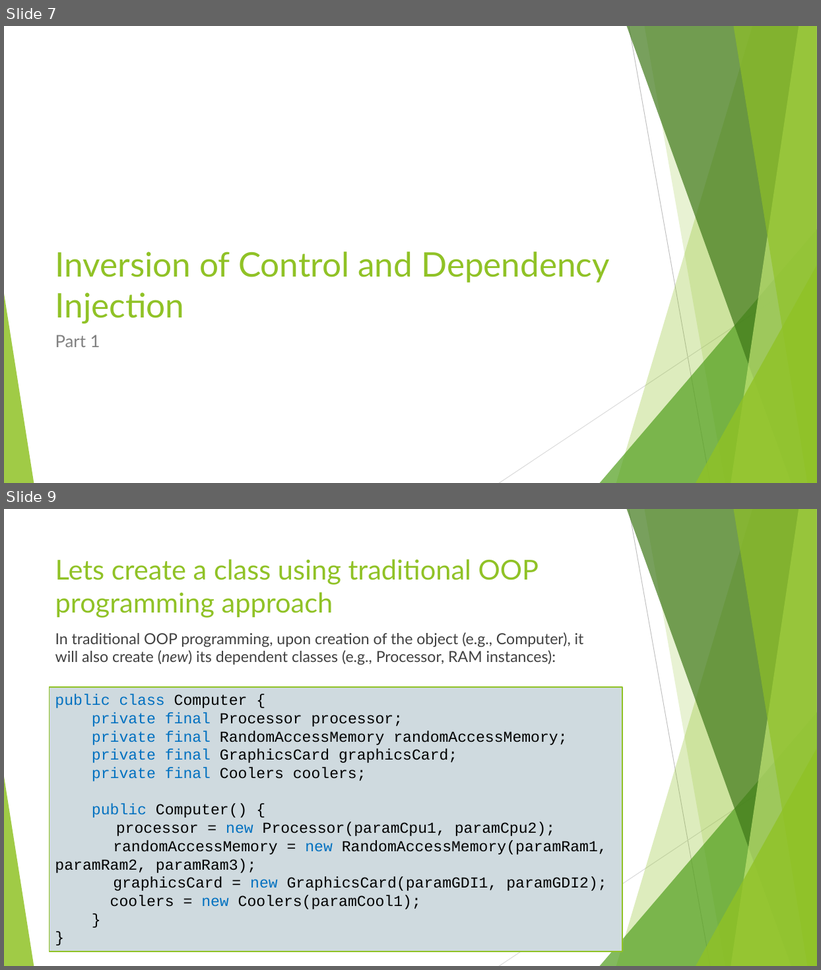
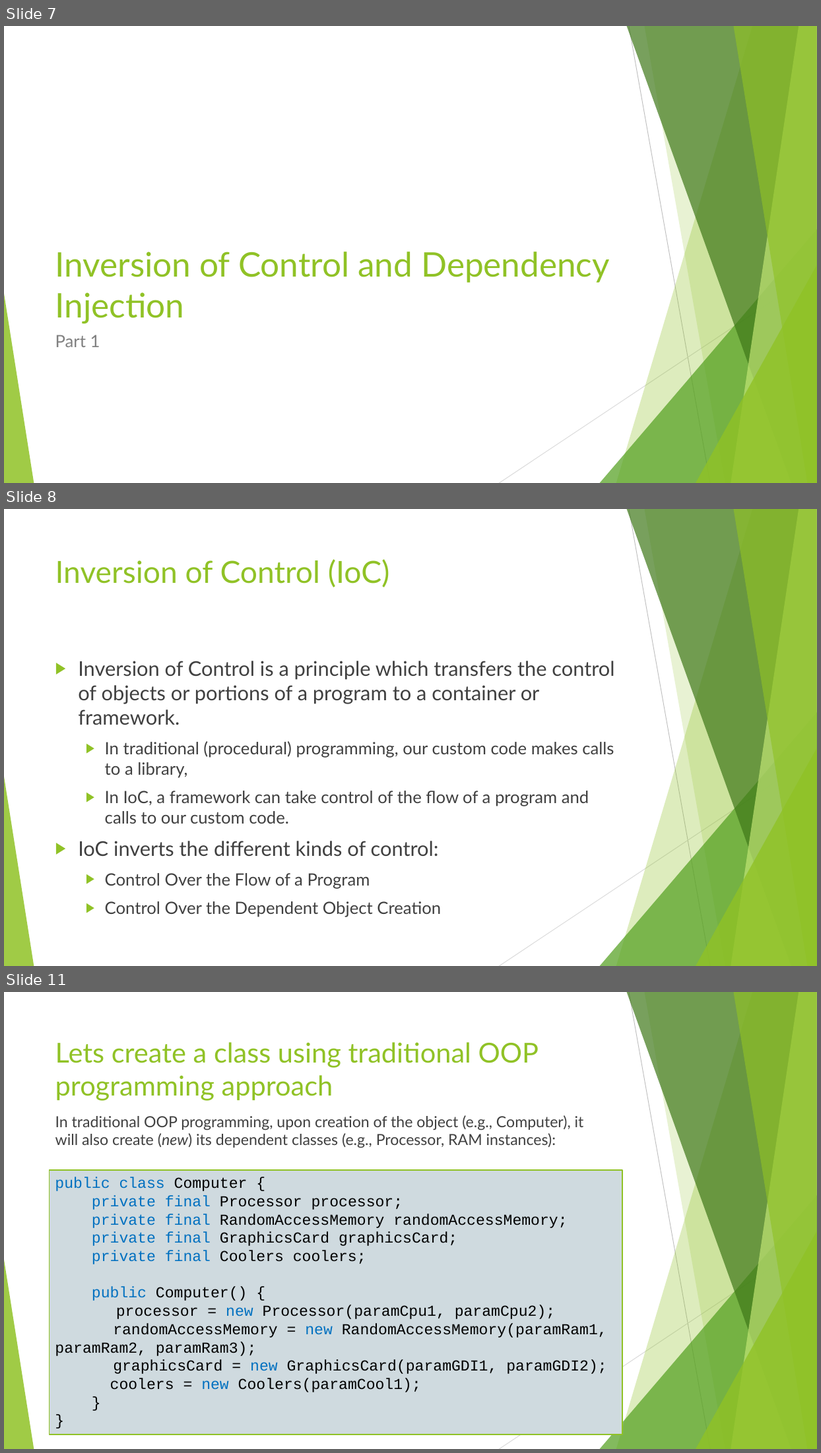
Before and after one commit to ybensman/SpringDemo, a slide deck: Spring_Beginners_1_SpringBootAndCore.pptx. Shown one above the other, each under a label of ours: slides 7 and 9 before the commit, slides 7, 8 and 11 after it; the slides between them are not shown. The pictures are 821x970 and 821x1453 pixels, drawn with LibreOffice and Linux fonts; fonts in the diff are those of the drawing. Boxes give left, top, right and bottom in pixels: in the first picture for what was removed or moved away, otherwise in the second. Text is boxed around its words. In the diff, an @@ line names an element or a change of style, - is before the commit and + after.

```diff
--- a/Spring_Beginners_1_SpringBootAndCore.pptx
+++ b/Spring_Beginners_1_SpringBootAndCore.pptx
@@ slide 8 added at [4,509,817,966], background #FFFFFF; not listed: 10 template elements that a slide beside it also shows @@
@@ title added at [55,559,390,588], 36 pt, text #90C226 @@
+Inversion of Control (IoC)
@@ text added at [78,661,614,918], 20 pt, text #404040 @@
+▶ Inversion of Control is a principle which transfers the control of objects or portions of a program to a container or framework.
+  ▶ In traditional (procedural) programming, our custom code makes calls to a library,
+  ▶ In IoC, a framework can take control of the flow of a program and calls to our custom code.
+▶ IoC inverts the different kinds of control:
+  ▶ Control Over the Flow of a Program
+  ▶ Control Over the Dependent Object Creation
@@ what was slide 9 is now slide 11 @@
```
Also in this commit, not shown: 4 slides changed, 1 other slide added, 1 slide removed.
